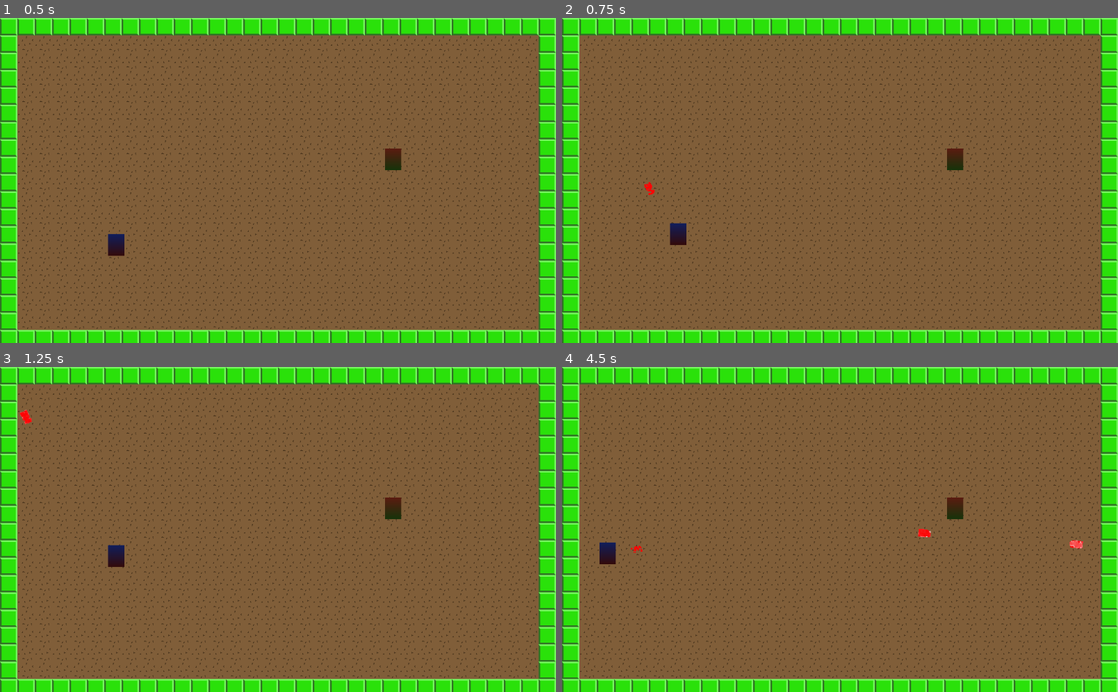
Above: before the commit, frames 1-4 (two rows, left to right).
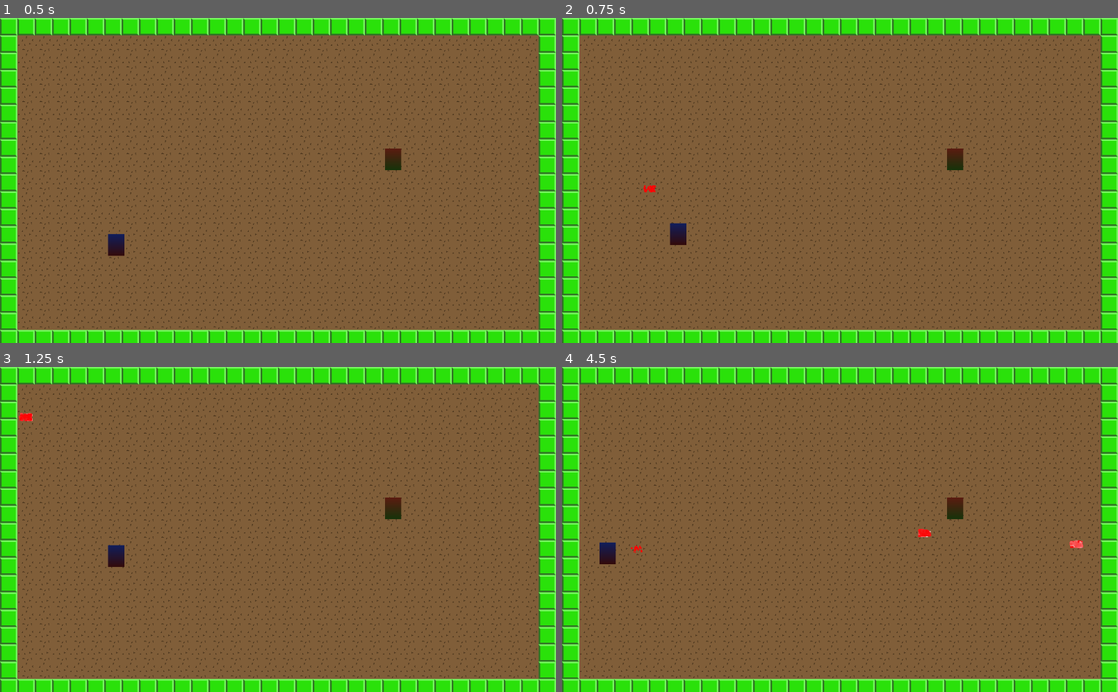
Above: after the commit, the same moments.

Repository: hakan-einarsson/godotSamlingTest
Game: Godot game, scene res://scene.tscn
Two runs of this game, one before a commit and one after it. Both use one fixed random seed, a clock stepped at 60 frames per second and the inputs below.
Inputs (mouse positions are in pixels of both pictures, inside the frame that each line leads up to):
- Up to frame 1 (0.5 s): no input
- Up to frame 2 (0.75 s): tap Enter (ui_accept) at 0.5 s; move the mouse to (812, 245) at 0.52 s; hold Up (ui_up) from 0.53 s (still down); hold Enter (ui_accept) from 0.53 s (still down)
- Up to frame 3 (1.25 s): keep holding Up (ui_up); keep holding Enter (ui_accept)
- Up to frame 4 (4.5 s): move the mouse to (1006, 578) at 1.27 s; release Enter (ui_accept) at 1.28 s; tap Enter (ui_accept) at 1.35, 1.52, 1.82, 2.85, 3.02, 3.32, 4.35 s; move the mouse to (673, 480) at 2.02 s; release Up (ui_up) at 2.03 s; hold Enter (ui_accept) 2.03-2.78 s; hold Left (ui_left) 2.03-3.53 s; move the mouse to (867, 529) at 2.77 s; move the mouse to (756, 448) at 3.52 s; hold Down (ui_down) 3.53-4.28 s; hold Enter (ui_accept) 3.53-4.28 s; move the mouse to (962, 513) at 4.27 s; hold Right (ui_right) from 4.28 s (still down)

Frame 1 is identical in both runs. In frame 2, less than 0.1% of the frame differs, in the area x 14-17%, y 50-55%; in frame 3, less than 0.1%, in the area x 3-6%, y 13-18%; in frame 4, less than 0.1%.

Commit message:
added text to dmg but keeps crashing

Diff:
--- a/AntagonistProjektil.tscn
+++ b/AntagonistProjektil.tscn
@@ -2,6 +2,6 @@
 
 [ext_resource path="res://projektil.tscn" type="PackedScene" id=1]
 
-[node name="Area2d" instance=ExtResource( 1 )]
+[node name="Area2d" index="0" instance=ExtResource( 1 )]
 collision_layer = 16
 collision_mask = 5
--- /dev/null
+++ b/TextLabel.gd
@@ -0,0 +1,29 @@
+
+onready var timer = get_node("Timer")
+
+
+# Declare member variables here. Examples:
+var ms = 5
+# var b = "text"
+
+# Called when the node enters the scene tree for the first time.
+func _ready():
+	pass
+
+# Called every frame. 'delta' is the elapsed time since the previous frame.
+func _process(delta):
+	position.y-=1
+
+func show_text(input, pos):
+	var textLabel = get_node("RichTextLabel")
+	position = pos
+	textLabel.text=input
+	timer.start()
+
+
+func _on_Timer_timeout():
+	print(ms)
+	ms-=1
+	if ms == 0:
+		ms = 10
+		get_parent().remove_child(self)
--- /dev/null
+++ b/TextLabel.tscn
@@ -0,0 +1,7 @@
+[gd_scene format=2]
+
+[node name="TextLabel" type="RichTextLabel"]
+
+[node name="Timer" type="Timer" parent="."]
+wait_time = 0.1
+[connection signal="timeout" from="Timer" to="." method="_on_Timer_timeout"]
--- a/antagonist.gd
+++ b/antagonist.gd
@@ -1,5 +1,6 @@
 extends KinematicBody2D
 onready var timer = get_node("Timer")
+var labelScen = load("res://TextLabel.tscn")
 
 var target = null
 var on_cooldown = false
@@ -26,10 +27,13 @@
 
 	if health <= 0:
 		death()
-func take_damage(amount,recipient):
+func take_damage(amount,source):
 	health-=amount
+	#var label = labelScen.instance()
+	#get_parent().add_child(label)
+	#label.show_text("-"+str(amount),position)
 	if target == null:
-		target = recipient
+		target = source
 
 func death():
 	var explosion = explosion_scen.instance()
--- a/antagonist.tscn
+++ b/antagonist.tscn
@@ -15,6 +15,7 @@
 script = ExtResource( 1 )
 
 [node name="CollisionShape2D" type="CollisionShape2D" parent="."]
+editor/display_folded = true
 shape = SubResource( 1 )
 
 [node name="Line2D" type="Line2D" parent="CollisionShape2D"]
@@ -22,8 +23,10 @@
 width = 15.0
 default_color = Color( 1, 0.596078, 0.4, 1 )
 gradient = SubResource( 2 )
+texture_mode = -1090855617
 
 [node name="AggroRange" type="Area2D" parent="."]
+editor/display_folded = true
 
 [node name="CollisionShape" type="CollisionShape2D" parent="AggroRange"]
 shape = SubResource( 3 )
--- a/project.godot
+++ b/project.godot
@@ -15,7 +15,7 @@
 
 [application]
 
-config/name="New Game Project"
+config/name="testSometingSamling"
 run/main_scene="res://scene.tscn"
 config/icon="res://icon.png"
 
--- a/projektil.gd
+++ b/projektil.gd
@@ -1,10 +1,10 @@
 extends Area2D
 
 # Declare member variables here. Examples:
-var damage = 20
+var damage = 5
 var speed = 500
 var direction = Vector2()
-var recipient = null
+var source = null
 
 # Called when the node enters the scene tree for the first time.
 func _ready():
@@ -15,16 +15,15 @@
 	position+=direction*speed*delta
 
 
-func shoot(start_pos,target,source):
-	recipient = source
+func shoot(start_pos,target,body):
+	source = body
 	self.global_position=start_pos
 	direction = (target - start_pos).normalized()
 	#print("shoot",direction)
-	rotate(get_angle_to(target))
-	print(recipient.get_name())
+	#rotate(get_angle_to(target))
 
 
 func _on_Area2d_body_entered(body):
 	get_parent().remove_child(self)
 	if body.get_name() != "TileMap":
-		body.take_damage(damage,recipient)
+		body.take_damage(damage,source)
--- a/protagonist.gd
+++ b/protagonist.gd
@@ -10,6 +10,7 @@
 var movement = Vector2()
 var projektilScen = load("res://projektil.tscn")
 var explosion_scen = load("res://Explosion.tscn")
+var textScen = load("res://TextLabel.tscn")
 # Called when the node enters the scene tree for the first time.
 
 func _input(event):
@@ -27,7 +28,6 @@
 
 func take_damage(damage,recipient):
 	health-=damage
-	print(health)
 
 func _on_Timer_timeout():
 	if on_cooldown:
